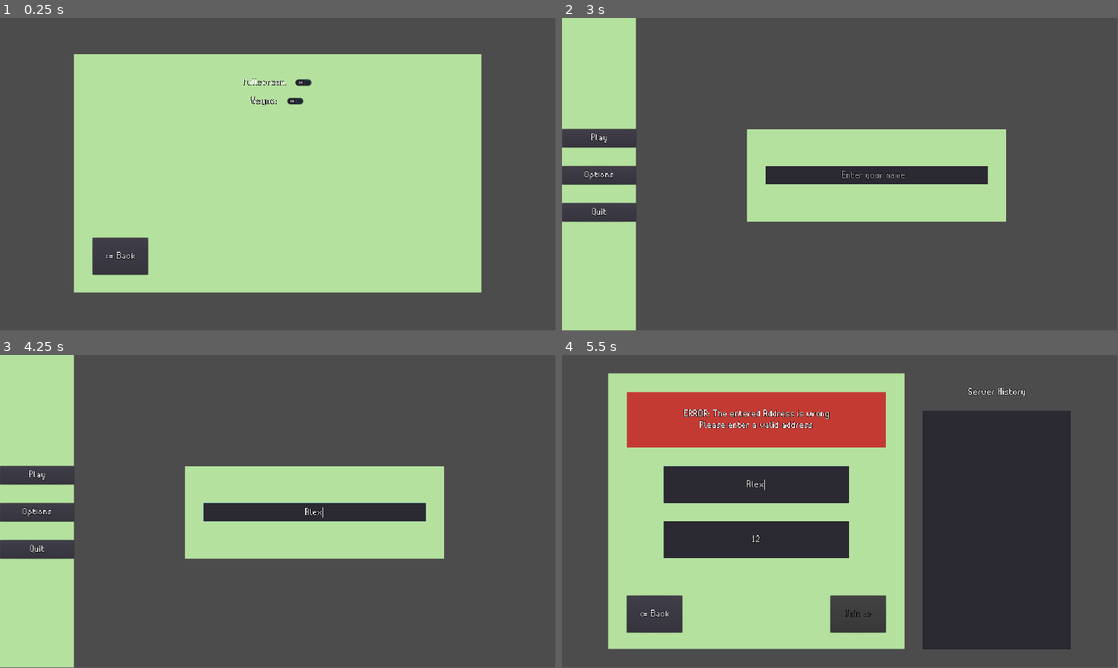
Above: before the commit, frames 1-4 (two rows, left to right).
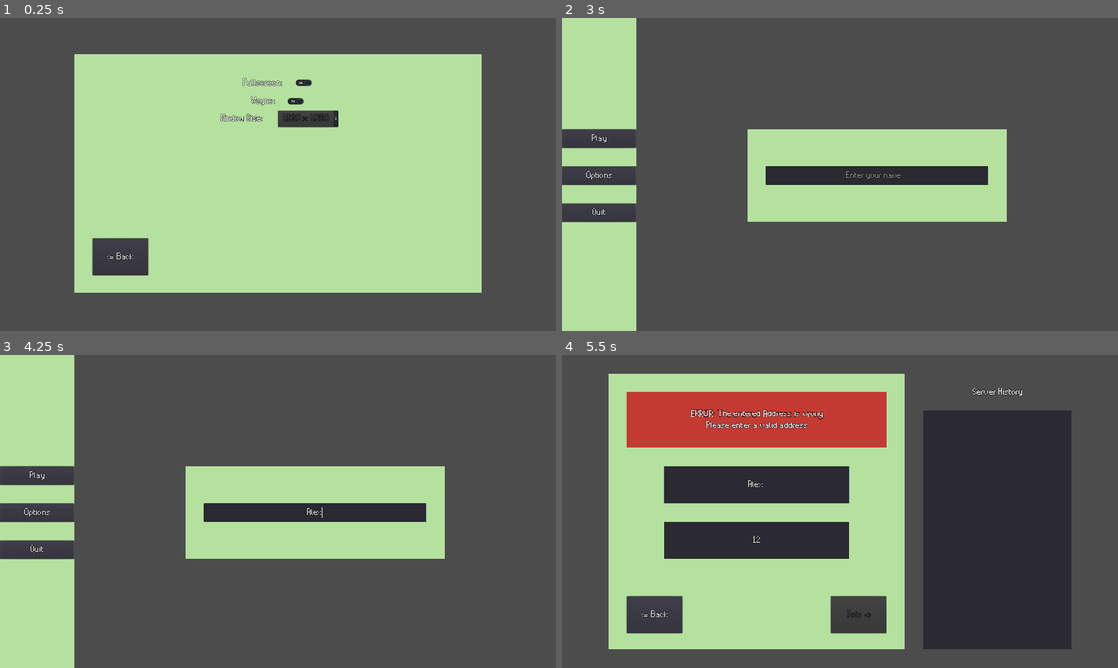
Above: after the commit, the same moments.

Repository: YoAMIOT/Boattle
Game: Godot game, scene res://scenes/UI/MainMenu.tscn
Same seed, same stepped clock (60 frames per second), same inputs: the game is played once before the commit and once after it.
Inputs (mouse positions are in pixels of both pictures, inside the frame that each line leads up to):
- Up to frame 1 (0.25 s): no input
- Up to frame 2 (3 s): click "Vsync:" at 0.5 s; click "Vsync:" at 1.25 s; click "Vsync:" at 2 s; click "<= Back" at 2.75 s
- Up to frame 3 (4.25 s): click (316, 511) at 3.52 s; type "Alex" at 3.6 s
- Up to frame 4 (5.5 s): click "Play" at 4.25 s; click (756, 539) at 5.02 s; type "12" at 5.1 s; click (756, 483) at 5.25 s; type "Alex" at 5.33 s
In our replay, the window is 799x449 before the commit and 800x450 after it. These sizes can differ from the game's own. Grey fills any space a smaller window leaves; there, only what the larger window draws over its background counts as a difference.

The runs differ from the first frame. In frame 1, 1.5% of the frame differs, in the area x 13-87%, y 11-88%; in frame 2, 0.9%; in frame 3, 0.9%; in frame 4, 2.3%, in the area x 8-92%, y 5-94%.

Commit message:
Added a window size option

Diff:
--- a/Boattle/project.godot
+++ b/Boattle/project.godot
@@ -24,6 +24,8 @@
 
 window/size/width=1920
 window/size/height=1080
+window/stretch/mode="2d"
+window/stretch/aspect="keep"
 
 [input]
 
--- /dev/null
+++ b/Boattle/ressources/theme/buttonTheme.tres
@@ -0,0 +1,6 @@
+[gd_resource type="Theme" load_steps=2 format=2]
+
+[ext_resource path="res://ressources/font/TiwipiFont.tres" type="DynamicFont" id=1]
+
+[resource]
+default_font = ExtResource( 1 )
--- a/Boattle/scenes/UI/MainMenu.tscn
+++ b/Boattle/scenes/UI/MainMenu.tscn
@@ -1,6 +1,5 @@
 [gd_scene load_steps=12 format=2]
 
-[ext_resource path="res://ressources/font/TiwipiFont.tres" type="DynamicFont" id=1]
 [ext_resource path="res://scripts/MainMenu.gd" type="Script" id=2]
 [ext_resource path="res://ressources/animations/loading/loading1.png" type="Texture" id=3]
 [ext_resource path="res://ressources/animations/loading/loading4.png" type="Texture" id=4]
@@ -10,6 +9,7 @@
 [ext_resource path="res://ressources/animations/loading/loading8.png" type="Texture" id=8]
 [ext_resource path="res://ressources/animations/loading/loading3.png" type="Texture" id=9]
 [ext_resource path="res://ressources/animations/loading/loading5.png" type="Texture" id=10]
+[ext_resource path="res://ressources/theme/buttonTheme.tres" type="Theme" id=11]
 
 [sub_resource type="SpriteFrames" id=1]
 animations = [ {
@@ -55,7 +55,7 @@
 margin_top = 512.0
 margin_right = -448.0
 margin_bottom = -504.0
-custom_fonts/font = ExtResource( 1 )
+theme = ExtResource( 11 )
 align = 1
 max_length = 15
 placeholder_text = "Enter your name"
@@ -70,7 +70,7 @@
 margin_top = -0.47998
 margin_right = 0.639999
 margin_bottom = -0.199982
-custom_fonts/font = ExtResource( 1 )
+theme = ExtResource( 11 )
 text = "Play"
 __meta__ = {
 "_edit_use_anchors_": false
@@ -83,7 +83,7 @@
 margin_top = 0.0799561
 margin_right = 0.639999
 margin_bottom = 0.359924
-custom_fonts/font = ExtResource( 1 )
+theme = ExtResource( 11 )
 text = "Options"
 __meta__ = {
 "_edit_use_anchors_": false
@@ -96,7 +96,7 @@
 margin_top = -0.440125
 margin_right = 0.639999
 margin_bottom = -0.160095
-custom_fonts/font = ExtResource( 1 )
+theme = ExtResource( 11 )
 text = "Quit"
 __meta__ = {
 "_edit_use_anchors_": false
@@ -123,7 +123,7 @@
 margin_top = 760.0
 margin_right = -1408.0
 margin_bottom = -192.0
-custom_fonts/font = ExtResource( 1 )
+theme = ExtResource( 11 )
 text = "<= Back"
 __meta__ = {
 "_edit_use_anchors_": false
@@ -138,7 +138,7 @@
 margin_top = -0.240005
 margin_right = -0.640015
 margin_bottom = 0.039978
-custom_fonts/font = ExtResource( 1 )
+theme = ExtResource( 11 )
 pressed = true
 text = "Fullscreen:"
 __meta__ = {
@@ -154,9 +154,39 @@
 margin_top = 63.76
 margin_right = -28.6399
 margin_bottom = 64.04
-custom_fonts/font = ExtResource( 1 )
+theme = ExtResource( 11 )
 pressed = true
 text = "Vsync:"
+__meta__ = {
+"_edit_use_anchors_": false
+}
+
+[node name="WindowSizeOption" type="OptionButton" parent="OptionsMenu"]
+anchor_left = 0.5
+anchor_top = 0.296
+anchor_right = 0.608
+anchor_bottom = 0.348
+margin_top = 0.320007
+margin_right = 0.639893
+margin_bottom = 0.159973
+theme = ExtResource( 11 )
+text = "1920 x 1080"
+align = 1
+items = [ "1920 x 1080", null, false, 0, null, "1600 x 900", null, false, 1, null, "1536 x 864", null, false, 2, null, "1440 x 900", null, false, 3, null, "1366 x 768", null, false, 4, null, "1280 x 720", null, false, 5, null ]
+selected = 0
+__meta__ = {
+"_edit_use_anchors_": false
+}
+
+[node name="WindowSizeLabel" type="Label" parent="OptionsMenu/WindowSizeOption"]
+anchor_left = -0.962
+anchor_right = -0.163
+anchor_bottom = 1.0
+margin_left = 0.0960083
+margin_right = -0.0960007
+theme = ExtResource( 11 )
+text = "Window Size:"
+valign = 1
 __meta__ = {
 "_edit_use_anchors_": false
 }
@@ -195,7 +225,7 @@
 margin_top = 136.0
 margin_right = -808.0
 margin_bottom = -768.0
-custom_fonts/font = ExtResource( 1 )
+theme = ExtResource( 11 )
 text = "ERROR: The Server Address is empty,
 please enter an Adress to access a game server"
 align = 1
@@ -212,7 +242,7 @@
 margin_top = 136.0
 margin_right = -808.0
 margin_bottom = -768.0
-custom_fonts/font = ExtResource( 1 )
+theme = ExtResource( 11 )
 text = "ERROR: The entered Address is wrong
 Please enter a valid address"
 align = 1
@@ -228,7 +258,7 @@
 margin_top = 832.0
 margin_right = -800.0
 margin_bottom = -120.0
-custom_fonts/font = ExtResource( 1 )
+theme = ExtResource( 11 )
 disabled = true
 text = "Join =>"
 __meta__ = {
@@ -242,7 +272,7 @@
 margin_top = 832.0
 margin_right = -1504.0
 margin_bottom = -120.0
-custom_fonts/font = ExtResource( 1 )
+theme = ExtResource( 11 )
 text = "<= Back"
 __meta__ = {
 "_edit_use_anchors_": false
@@ -255,7 +285,7 @@
 margin_top = 575.0
 margin_right = -928.0
 margin_bottom = -377.0
-custom_fonts/font = ExtResource( 1 )
+theme = ExtResource( 11 )
 align = 1
 max_length = 15
 placeholder_text = "Enter a IP address"
@@ -270,7 +300,7 @@
 margin_top = 384.0
 margin_right = -928.0
 margin_bottom = -568.0
-custom_fonts/font = ExtResource( 1 )
+theme = ExtResource( 11 )
 align = 1
 max_length = 15
 placeholder_text = "Server name"
@@ -285,7 +315,7 @@
 margin_top = 64.0
 margin_right = -160.0
 margin_bottom = -888.0
-custom_fonts/font = ExtResource( 1 )
+theme = ExtResource( 11 )
 text = "Server History"
 align = 1
 valign = 1
@@ -300,7 +330,7 @@
 margin_top = 193.0
 margin_right = -160.0
 margin_bottom = -63.0
-custom_fonts/font = ExtResource( 1 )
+theme = ExtResource( 11 )
 __meta__ = {
 "_edit_use_anchors_": false
 }
@@ -324,7 +354,7 @@
 margin_top = 256.0
 margin_right = -704.0
 margin_bottom = -760.0
-custom_fonts/font = ExtResource( 1 )
+theme = ExtResource( 11 )
 text = "Connecting..."
 align = 1
 valign = 1
@@ -340,7 +370,7 @@
 margin_top = 256.0
 margin_right = -704.0
 margin_bottom = -760.0
-custom_fonts/font = ExtResource( 1 )
+theme = ExtResource( 11 )
 text = "Connected!"
 align = 1
 valign = 1
@@ -356,7 +386,7 @@
 margin_top = 256.0
 margin_right = -704.0
 margin_bottom = -248.0
-custom_fonts/font = ExtResource( 1 )
+theme = ExtResource( 11 )
 text = "Connection
 Failed!"
 align = 1
@@ -369,7 +399,6 @@
 position = Vector2( 960, 576 )
 scale = Vector2( 85.3333, 85.3333 )
 frames = SubResource( 1 )
-frame = 2
 playing = true
 
 [node name="SuccessTimer" type="Timer" parent="Connecting"]
@@ -391,7 +420,7 @@
 margin_top = 752.0
 margin_right = -864.0
 margin_bottom = -200.0
-custom_fonts/font = ExtResource( 1 )
+theme = ExtResource( 11 )
 text = "Cancel"
 __meta__ = {
 "_edit_use_anchors_": false
@@ -404,6 +433,7 @@
 [connection signal="pressed" from="OptionsMenu/BackOptionsButton" to="." method="_on_BackOptionsButton_pressed"]
 [connection signal="toggled" from="OptionsMenu/FullscreenSwitch" to="." method="_on_FullscreenSwitch_toggled"]
 [connection signal="toggled" from="OptionsMenu/VSyncSwitch" to="." method="_on_VSyncSwitch_toggled"]
+[connection signal="item_selected" from="OptionsMenu/WindowSizeOption" to="." method="_on_WindowSizeOption_item_selected"]
 [connection signal="pressed" from="ServerMenu/JoinButton" to="." method="_on_JoinButton_pressed"]
 [connection signal="pressed" from="ServerMenu/BackButton" to="." method="_on_BackButton_pressed"]
 [connection signal="text_changed" from="ServerMenu/IpAddress" to="." method="_on_IpAddress_text_changed"]
--- a/Boattle/scripts/MainMenu.gd
+++ b/Boattle/scripts/MainMenu.gd
@@ -8,9 +8,14 @@
 
 func _ready():
 	fetchDataFromManager();
-	regex.compile("\\b(25[0-5]|2[0-4][0-9]|[01]?[0-9][0-9]?)\\.(25[0-5]|2[0-4][0-9]|[01]?[0-9][0-9]?)\\.(25[0-5]|2[0-4][0-9]|[01]?[0-9][0-9]?)\\.(25[0-5]|2[0-4][0-9]|[01]?[0-9][0-9]?)\\b");
-	var _signalFailedConnect = Server.connect("failedToConnect", self, "onConnectionFailed");
-	var _signalSuccessConnect = Server.connect("successfullyConnected", self, "onConnectionSuccess");
+	var error = regex.compile("\\b(25[0-5]|2[0-4][0-9]|[01]?[0-9][0-9]?)\\.(25[0-5]|2[0-4][0-9]|[01]?[0-9][0-9]?)\\.(25[0-5]|2[0-4][0-9]|[01]?[0-9][0-9]?)\\.(25[0-5]|2[0-4][0-9]|[01]?[0-9][0-9]?)\\b");
+	DataManager.printError(error);
+	error = Server.connect("failedToConnect", self, "onConnectionFailed");
+	DataManager.printError(error);
+	error = Server.connect("successfullyConnected", self, "onConnectionSuccess");
+	DataManager.printError(error);
+	get_node("OptionsMenu/WindowSizeOption").disabled = DataManager.datas["fullscreen"];
+	manageWindowSizeSelection();
 
 
 
@@ -36,12 +41,27 @@
 func _on_CancelButton_pressed():
 	_on_FailureTimer_timeout()
 
-func _on_FullscreenSwitch_toggled(state):
+func _on_FullscreenSwitch_toggled(state : bool):
 	OptionManager.setFullscreen(state);
+	get_node("OptionsMenu/WindowSizeOption").disabled = state;
 
-func _on_VSyncSwitch_toggled(state):
+func _on_VSyncSwitch_toggled(state : bool):
 	OptionManager.setVsync(state);
 
+func _on_WindowSizeOption_item_selected(index):
+	var selectedSize : String = get_node("OptionsMenu/WindowSizeOption").get_item_text(index);
+	var firstInt : String = "";
+	var secondInt : String = "";
+	var size : Vector2;
+	var i : int = 0;
+	for c in selectedSize:
+		i += 1;
+		if i < 5:
+			firstInt += c;
+		elif i > 7:
+			secondInt += c;
+	size = Vector2(float(firstInt), float(secondInt));
+	OptionManager.setWindowSize(size)
 
 
 
@@ -58,7 +78,6 @@
 			get_node("Connecting").visible = true;
 			get_node("Connecting/TimeOutTimer").start();
 			refreshServerList();
-
 
 
 
@@ -96,7 +115,8 @@
 	Server.resetNetworkPeer();
 
 func _on_SuccessTimer_timeout():
-	get_tree().change_scene("res://scenes/Test.tscn");
+	var error = get_tree().change_scene("res://scenes/Test.tscn");
+	DataManager.printError(error);
 
 
 
@@ -119,7 +139,7 @@
 		get_node("ServerMenu/Error").visible = true;
 		get_node("ServerMenu/Error/EmptyAddress").visible = true;
 
-func _on_ServerName_text_changed(new_text):
+func _on_ServerName_text_changed(_new_text):
 	manageJoinButtonDisability();
 
 func manageJoinButtonDisability():
@@ -153,3 +173,13 @@
 	get_node("ServerMenu/ServerName").text = selectedServer;
 	get_node("ServerMenu/IpAddress").text= DataManager.ipDictionnary.get(selectedServer);
 	manageJoinButtonDisability();
+
+
+
+func manageWindowSizeSelection():
+	var size : Vector2 = DataManager.datas["windowSize"];
+	var sizeStr : String = String(size.x) + " x " + String(size.y);
+	var i : int = 0;
+	for o in get_node("OptionsMenu/WindowSizeOption").get_item_count():
+		if sizeStr == get_node("OptionsMenu/WindowSizeOption").get_item_text(o):
+			get_node("OptionsMenu/WindowSizeOption").selected = o;
--- a/Boattle/scripts/singletons/DataManager.gd
+++ b/Boattle/scripts/singletons/DataManager.gd
@@ -8,18 +8,22 @@
 	"playerName" : "",
 	"fullscreen" : true,
 	"vSync" : true,
+	"windowSize" : Vector2(1920, 1080),
 };
 
 
 func _ready():
 	var file : File = File.new();
 	if file.file_exists(settingsFile):
-		file.open(settingsFile, File.READ);
+		var error = file.open(settingsFile, File.READ);
+		printError(error);
 		datas = file.get_var();
 		file.close();
 		OptionManager.setFullscreen(datas["fullscreen"]);
+		OptionManager.setWindowSize(datas["windowSize"]);
 	if file.file_exists(serversFile):
-		file.open(serversFile, File.READ);
+		var error = file.open(serversFile, File.READ);
+		printError(error);
 		ipDictionnary = file.get_var();
 		file.close();
 
@@ -38,9 +42,14 @@
 	datas["vSync"] = state;
 	saveSettings();
 
+func saveWindowSize(size : Vector2):
+	datas["windowSize"] = size;
+	saveSettings();
+
 func saveSettings():
 	var file : File = File.new();
-	file.open(settingsFile, File.WRITE);
+	var error = file.open(settingsFile, File.WRITE);
+	printError(error);
 	file.store_var(datas);
 	file.close();
 
@@ -49,6 +58,13 @@
 func addToDictionnary(key : String, address : String):
 	ipDictionnary[key] = address;
 	var file : File = File.new();
-	file.open(serversFile, File.WRITE);
+	var error = file.open(serversFile, File.WRITE);
+	printError(error);
 	file.store_var(ipDictionnary);
 	file.close();
+
+
+
+func printError(error):
+	if error != 0:
+		print("ERROR: ", error);
--- a/Boattle/scripts/singletons/OptionManager.gd
+++ b/Boattle/scripts/singletons/OptionManager.gd
@@ -7,3 +7,7 @@
 func setVsync(state : bool):
 	OS.set_use_vsync(state);
 	DataManager.saveVsync(state);
+
+func setWindowSize(size : Vector2):
+	OS.set_window_size(size);
+	DataManager.saveWindowSize(size);
--- a/Boattle/scripts/singletons/Server.gd
+++ b/Boattle/scripts/singletons/Server.gd
@@ -13,8 +13,10 @@
 	network = NetworkedMultiplayerENet.new();
 	network.create_client(ip, port);
 	get_tree().set_network_peer(network);
-	var _signalFailedConnect = network.connect("connection_failed", self, "connectionFailed");
-	var _signalSuccessConnect = network.connect("connection_succeeded", self, "connectionSucceeded");
+	var error = network.connect("connection_failed", self, "connectionFailed");
+	DataManager.printError(error);
+	error = network.connect("connection_succeeded", self, "connectionSucceeded");
+	DataManager.printError(error);
 
 func connectionFailed():
 	print("! Failed to connect !");
Not shown, changed: Boattle/.mono/metadata/ide_messaging_meta.txt
